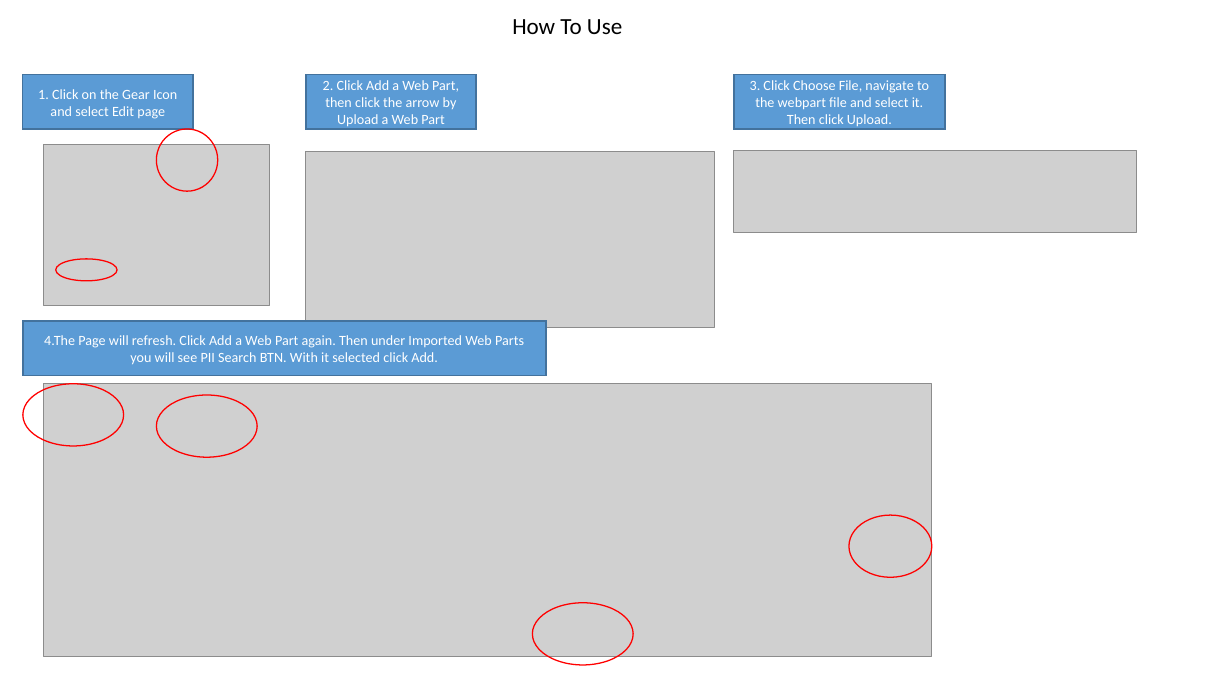
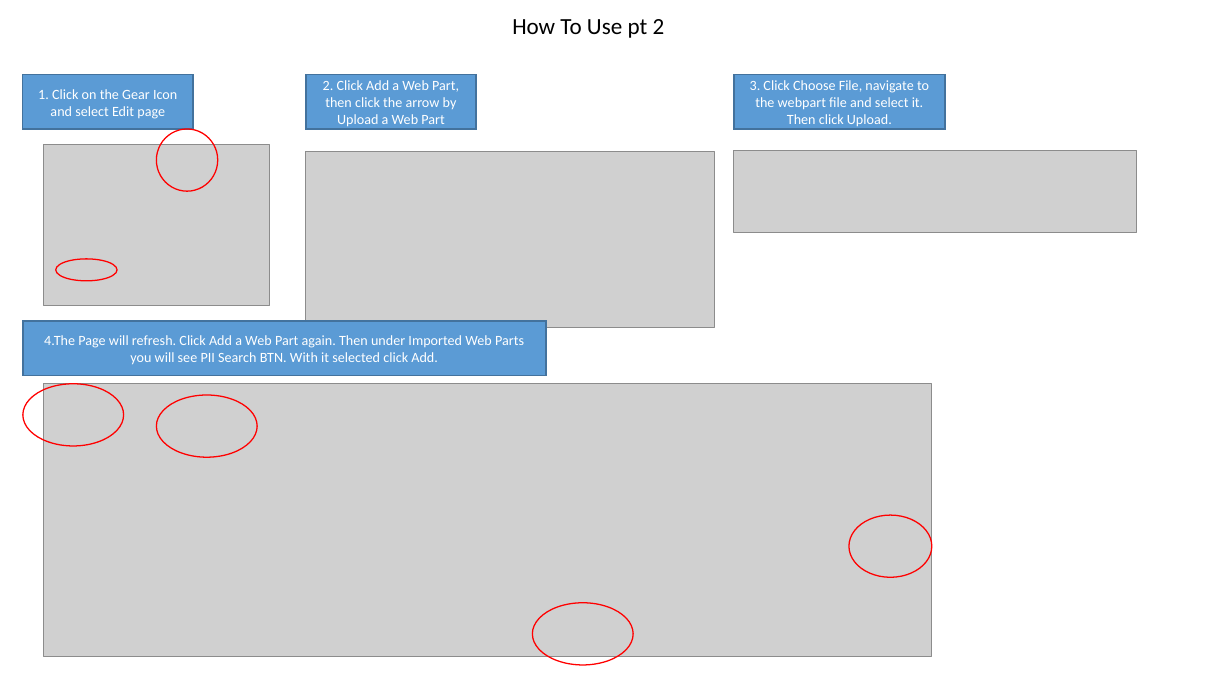
Before and after one commit to williambechard/PIISearch, a slide deck: slide 4 of PIISearch.pptx. Drawn at 1232x693 pixels with LibreOffice and Linux fonts; fonts in the diff are those of the drawing; grey boxes stand for pictures. Boxes give left, top, right and bottom in pixels: in the first picture for what was removed or moved away, otherwise in the second. Text is boxed around its words. In the diff, an @@ line names an element or a change of style, - is before the commit and + after.

```diff
--- a/PIISearch.pptx
+++ b/PIISearch.pptx
@@ text at bbox=[512, 19, 665, 38]: text changed @@
-How To Use
+How To Use pt 2
```
Also in this commit, not shown: 3 other slides changed.
